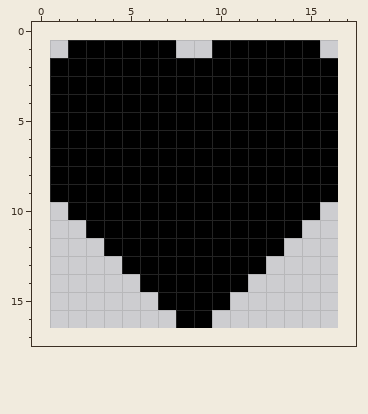
Pixel-art sprite: textures/ui/empty-heart.png. Above is the file before it was changed.
The file is 16x16 pixels. Pixels under 10% opacity are left out. The old version is drawn lined up with the new one, on the new canvas.
After the commit:
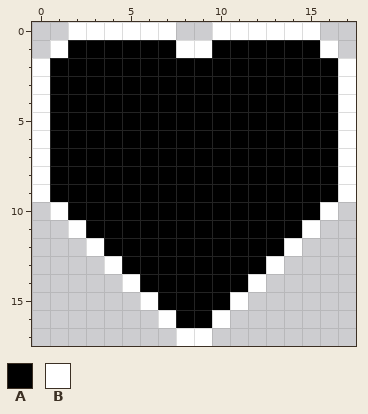
Palette (. is transparent): A #000000  B #ffffff
From old to new:
canvas 16x16 -> 18x18, the old top-left corner now at 1,1
@@ x 0..17 @@
- 0 ..................
- 1 ..AAAAAA..AAAAAA..
- 2 .AAAAAAAAAAAAAAAA.
- 3 .AAAAAAAAAAAAAAAA.
- 4 .AAAAAAAAAAAAAAAA.
- 5 .AAAAAAAAAAAAAAAA.
- 6 .AAAAAAAAAAAAAAAA.
- 7 .AAAAAAAAAAAAAAAA.
- 8 .AAAAAAAAAAAAAAAA.
- 9 .AAAAAAAAAAAAAAAA.
-10 ..AAAAAAAAAAAAAA..
-11 ...AAAAAAAAAAAA...
-12 ....AAAAAAAAAA....
-13 .....AAAAAAAA.....
-14 ......AAAAAA......
-15 .......AAAA.......
-16 ........AA........
-17 ..................
+ 0 ..BBBBBB..BBBBBB..
+ 1 .BAAAAAABBAAAAAAB.
+ 2 BAAAAAAAAAAAAAAAAB
+ 3 BAAAAAAAAAAAAAAAAB
+ 4 BAAAAAAAAAAAAAAAAB
+ 5 BAAAAAAAAAAAAAAAAB
+ 6 BAAAAAAAAAAAAAAAAB
+ 7 BAAAAAAAAAAAAAAAAB
+ 8 BAAAAAAAAAAAAAAAAB
+ 9 BAAAAAAAAAAAAAAAAB
+10 .BAAAAAAAAAAAAAAB.
+11 ..BAAAAAAAAAAAAB..
+12 ...BAAAAAAAAAAB...
+13 ....BAAAAAAAAB....
+14 .....BAAAAAAB.....
+15 ......BAAAAB......
+16 .......BAAB.......
+17 ........BB........
